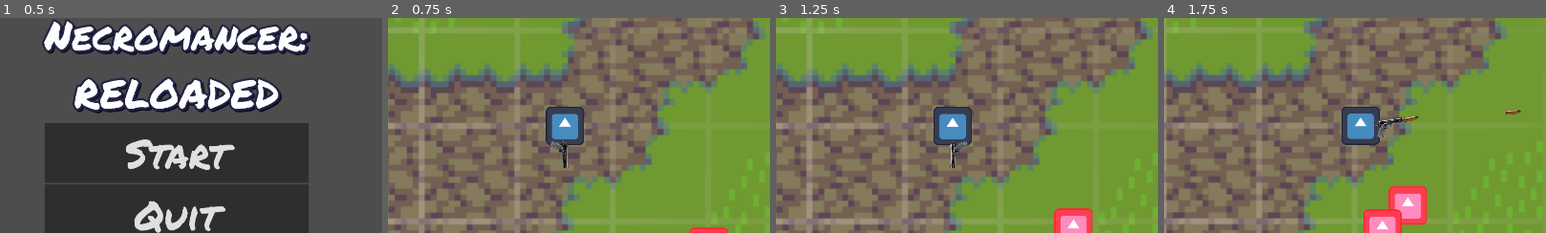
Above: before the commit, frames 1-4 (left to right).
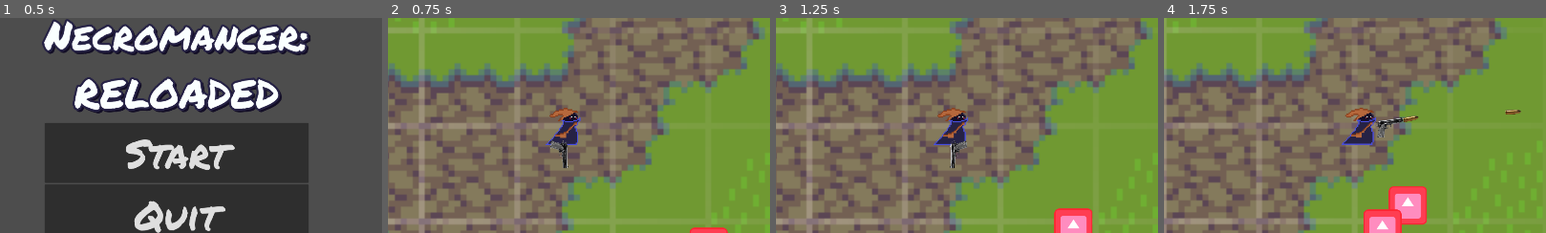
Above: after the commit, the same moments.

Repository: LaneMcMartin/NecromancerReloaded
Game: Godot game, scene res://Scenes/main_menu.tscn
The game is run twice, just before and just after one commit, with the same random seed, the same clock (stepped at 60 frames per second) and the same inputs. The engine's default icon, where the game draws it, is replaced by a stand-in: a white triangle on a blue panel in a dark square. Sound files missing from this copy of the repository are replaced by a short silence.
Inputs (mouse positions are % of the whole screen's width and height, from its top left):
- Up to frame 1 (0.5 s): no input
- Up to frame 2 (0.75 s): click "Start" at 0.5 s
- Up to frame 3 (1.25 s): no input
- Up to frame 4 (1.75 s): move the mouse to (72, 45) at 1.27 s; press the mouse at (72, 45) at 1.28 s; hold D (Right) from 1.28 s (still down)
The pictures show only the part of the screen within x 27-77%, y 25-75%; the shares and areas given below are measured in that part.

Frame 1 is identical in both runs. In frame 2, 1.7% of the frame differs, in the area x 41-52%, y 41-60%; in frame 3, 1.7%; in frame 4, 1.7%, in the area x 46-57%, y 41-60%.
Error after the commit: Invalid assignment of property or key 'playing' with value of type 'bool' on a base object of type 'AnimatedSprite2D'. (res://Scripts/player.gd:108)

Commit message:
Added player sprite and sprite-related scripts

Diff:
--- a/Scenes/player.tscn
+++ b/Scenes/player.tscn
@@ -1,8 +1,8 @@
-[gd_scene load_steps=14 format=3 uid="uid://6ph36uhutsr2"]
+[gd_scene load_steps=19 format=3 uid="uid://6ph36uhutsr2"]
 
 [ext_resource type="Script" path="res://Scripts/player.gd" id="1_7bc2r"]
-[ext_resource type="Texture2D" uid="uid://d0cxad3ogx406" path="res://Assets/icon.svg" id="1_ej1np"]
 [ext_resource type="Script" path="res://Scripts/camera2D.gd" id="2_bkmad"]
+[ext_resource type="Texture2D" uid="uid://blblibt8mj668" path="res://Assets/player.png" id="3_0rnl5"]
 [ext_resource type="AudioStream" uid="uid://dnawdggce6j6c" path="res://Assets/dash_sound.wav" id="3_kvb8l"]
 [ext_resource type="Texture2D" uid="uid://d1srow6n0cbb7" path="res://Assets/gun.png" id="4_b0mv7"]
 [ext_resource type="Script" path="res://Scripts/weaponmanager.gd" id="4_yrtw0"]
@@ -12,6 +12,30 @@
 [sub_resource type="RectangleShape2D" id="RectangleShape2D_3pwty"]
 size = Vector2(128, 128)
 
+[sub_resource type="AtlasTexture" id="AtlasTexture_3sx08"]
+atlas = ExtResource("3_0rnl5")
+region = Rect2(0, 0, 64, 64)
+
+[sub_resource type="AtlasTexture" id="AtlasTexture_uqjfv"]
+atlas = ExtResource("3_0rnl5")
+region = Rect2(64, 0, 64, 64)
+
+[sub_resource type="AtlasTexture" id="AtlasTexture_tt0l1"]
+atlas = ExtResource("3_0rnl5")
+region = Rect2(0, 64, 64, 64)
+
+[sub_resource type="AtlasTexture" id="AtlasTexture_auiai"]
+atlas = ExtResource("3_0rnl5")
+region = Rect2(64, 64, 64, 64)
+
+[sub_resource type="SpriteFrames" id="SpriteFrames_tckrj"]
+animations = [{
+"frames": [SubResource("AtlasTexture_3sx08"), SubResource("AtlasTexture_uqjfv"), SubResource("AtlasTexture_tt0l1"), SubResource("AtlasTexture_auiai")],
+"loop": true,
+"name": &"default",
+"speed": 8.0
+}]
+
 [sub_resource type="Animation" id="Animation_ktmhl"]
 resource_name = "Flash"
 length = 0.5
@@ -19,7 +43,7 @@
 tracks/0/type = "value"
 tracks/0/imported = false
 tracks/0/enabled = true
-tracks/0/path = NodePath("Sprite2D:modulate")
+tracks/0/path = NodePath("PlayerSprite:modulate")
 tracks/0/interp = 2
 tracks/0/loop_wrap = true
 tracks/0/keys = {
@@ -34,7 +58,7 @@
 tracks/0/type = "value"
 tracks/0/imported = false
 tracks/0/enabled = true
-tracks/0/path = NodePath("Sprite2D:modulate")
+tracks/0/path = NodePath("PlayerSprite:modulate")
 tracks/0/interp = 1
 tracks/0/loop_wrap = true
 tracks/0/keys = {
@@ -49,7 +73,7 @@
 tracks/0/type = "value"
 tracks/0/imported = false
 tracks/0/enabled = true
-tracks/0/path = NodePath("Sprite2D:modulate")
+tracks/0/path = NodePath("PlayerSprite:modulate")
 tracks/0/interp = 1
 tracks/0/loop_wrap = true
 tracks/0/keys = {
@@ -80,8 +104,10 @@
 [node name="CollisionShape2D" type="CollisionShape2D" parent="."]
 shape = SubResource("RectangleShape2D_3pwty")
 
-[node name="Sprite2D" type="Sprite2D" parent="."]
-texture = ExtResource("1_ej1np")
+[node name="PlayerSprite" type="AnimatedSprite2D" parent="."]
+scale = Vector2(2, 2)
+frames = SubResource("SpriteFrames_tckrj")
+playing = true
 
 [node name="DashCooldownTimer" type="Timer" parent="."]
 process_callback = 0
--- a/Scenes/world.tscn
+++ b/Scenes/world.tscn
@@ -11,17 +11,18 @@
 
 [node name="Player" parent="." instance=ExtResource("1_bffoa")]
 
-[node name="Ground" type="Sprite2D" parent="."]
+[node name="Enemy" parent="." instance=ExtResource("3_nl2c7")]
+position = Vector2(512, 431)
+
+[node name="MobSpawner" type="Timer" parent="."]
+autostart = true
+
+[node name="Level" type="Node2D" parent="."]
+
+[node name="Ground" type="Sprite2D" parent="Level"]
 scale = Vector2(5, 5)
 z_index = -1
 texture = ExtResource("2_8xpxn")
-
-[node name="Enemy" parent="." instance=ExtResource("3_nl2c7")]
-position = Vector2(512, 431)
-collision_layer = 3
-
-[node name="MobSpawner" type="Timer" parent="."]
-autostart = true
 
 [node name="UILayer" type="CanvasLayer" parent="."]
 process_mode = 3
--- a/Scripts/player.gd
+++ b/Scripts/player.gd
@@ -64,6 +64,9 @@
 	if not is_raising:
 		move_and_slide()
 
+	# Animate Sprite
+	animate_player(velocity)
+
 func damage(damage_taken):
 	# Check invincibility
 	if not is_invincible:
@@ -97,6 +100,20 @@
 	$"Bubble/AnimatedSprite2D".set_frame(0)
 	is_raising = false
 
+func animate_player(input_velocity):
+	# Toggle movement if moving or not
+	if velocity != Vector2.ZERO:
+		$PlayerSprite.playing = true
+	else:
+		$PlayerSprite.playing = false
+
+	# Flip sprite based off direction
+	if velocity.x <= -0.5:
+		$PlayerSprite.flip_h = true
+	if velocity.x >= 0.5:
+		$PlayerSprite.flip_h = false
+
+
 func _on_dash_cooldown_timer_timeout():
 	dash_available = true
 
Binary file added: Assets/player.png
Not shown, added: Assets/player.png.import
Not shown: 2 places in Scenes/bubble.tscn that only renumber resources
Not shown: 2 places in Scenes/bullet.tscn that only renumber resources
Not shown: 2 places in Scenes/enemy.tscn that only renumber resources
Not shown: 2 places in Scenes/grave.tscn that only renumber resources
Not shown: 2 places in Scenes/zombie.tscn that only renumber resources
